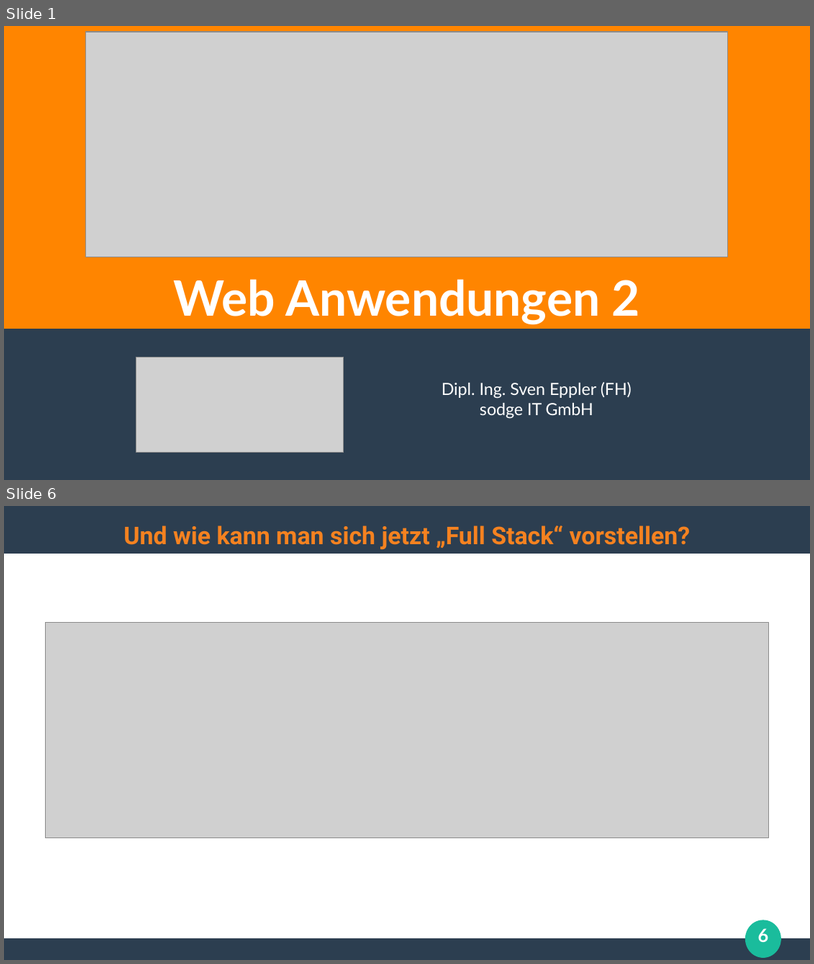
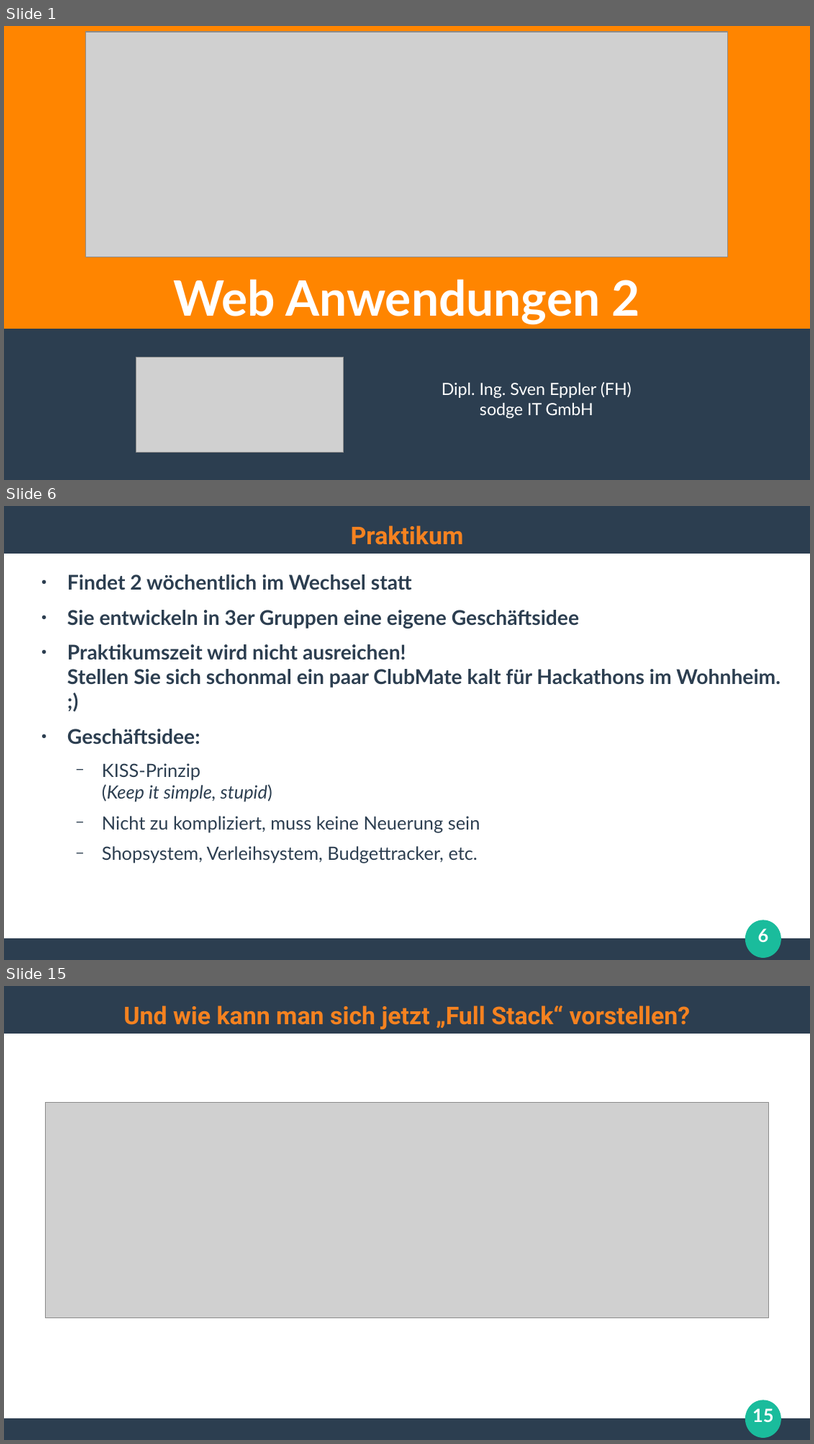
Before and after one commit to ghandmann/HS-AlbSig-WebAnwendungen2, a slide deck: Kapitel/00_Begruessung.odp. Shown one above the other, each under a label of ours: slides 1 and 6 before the commit, slides 1, 6 and 15 after it; the slides between them are not shown. The pictures are 814x964 and 814x1444 pixels, drawn with LibreOffice and Linux fonts; fonts in the diff are those of the drawing; grey boxes stand for pictures. Boxes give left, top, right and bottom in pixels: in the first picture for what was removed or moved away, otherwise in the second. Text is boxed around its words. In the diff, an @@ line names an element or a change of style, - is before the commit and + after.

```diff
--- a/Kapitel/00_Begruessung.odp
+++ b/Kapitel/00_Begruessung.odp
@@ slide 6 added at (x1=4, y1=506, x2=810, y2=960), background #FFFFFF; not listed: 3 template elements that a slide beside it also shows @@
@@ title added at (x1=351, y1=525, x2=464, y2=545), 24 pt, text #F58220, bold @@
+Praktikum
@@ text added at (x1=67, y1=574, x2=781, y2=863), 20 pt, text #2C3E50, bold @@
+● Findet 2 wöchentlich im Wechsel statt
+● Sie entwickeln in 3er Gruppen eine eigene Geschäftsidee
+● Praktikumszeit wird nicht ausreichen!
+  Stellen Sie sich schonmal ein paar ClubMate kalt für Hackathons im Wohnheim. ;)
+● Geschäftsidee:
+  − KISS-Prinzip
+    (Keep it simple, stupid)
+  − Nicht zu kompliziert, muss keine Neuerung sein
+  − Shopsystem, Verleihsystem, Budgettracker, etc.
@@ page number added at (x1=759, y1=928, x2=769, y2=942), 18 pt, text #FFFFFF, bold @@
+6
@@ what was slide 6 is now slide 15 @@
@@ page number at (x1=753, y1=1408, x2=774, y2=1422): text changed @@
-6
+15
```
Also in this commit, not shown: 5 slides changed, 7 other slides added, 2 slides removed.
